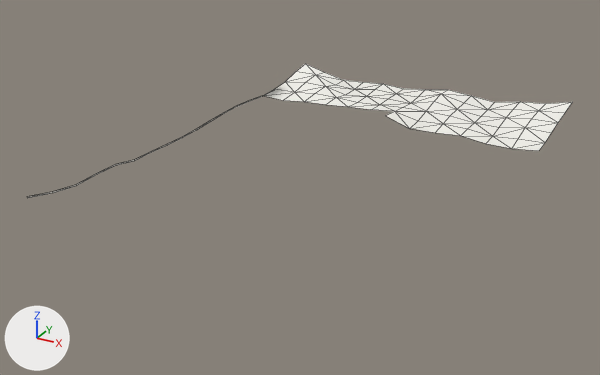
Two versions of the glTF model models/objects/enviroments/09/paper/09_paper_A4_slightly_crumpled.glb, one commit apart.
Both versions are drawn from a 50 mm lens placed at (0.202, -0.415, 0.189), pointed at (-0.016, -0.019, -0.009). The axes (+X, +Y, +Z) are drawn at lower left. The lights are the same throughout. The older version comes first. Mesh edges are drawn as thin lines. Where no turn or scale is listed for an object, it has been applied to the vertices. Vertices at exactly the same position are counted once.

Script lines for the objects in view, before the commit:
```python
me_crumpled_a4_sheet_visible_top_001 = bpy.data.meshes.new('crumpled_A4_sheet_visible_top.001')
me_crumpled_a4_sheet_visible_top_001.from_pydata(...)  # 102 vertices, 138 faces; spans x -0.105..0.103, y -0.146..0.147, z 0.005..0.016
# faces by material slot: [108, 30]
me_crumpled_a4_sheet_visible_top_001.materials.append(mat_paper_white_001)  # white #f5f3ed
me_crumpled_a4_sheet_visible_top_001.materials.append(mat_paper_underside_004)  # white #ebeae3
ob_crumpled_a4_sheet_visible_top = bpy.data.objects.new('crumpled_A4_sheet_visible_top', me_crumpled_a4_sheet_visible_top_001)
ob_crumpled_a4_sheet_visible_top.location = (0.0, 0.0, 0.0)
```
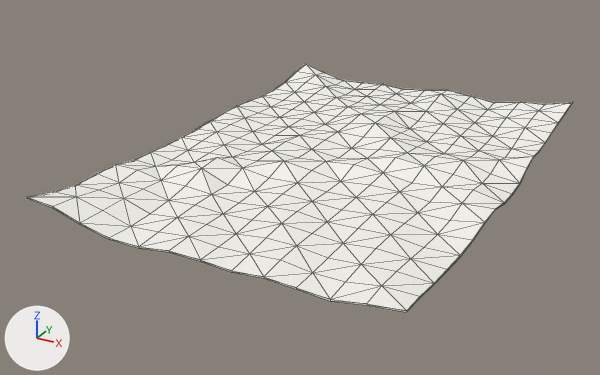
Patch to the scene script:
```diff
--- a/models/objects/enviroments/09/paper/09_paper_A4_slightly_crumpled.glb.py
+++ b/models/objects/enviroments/09/paper/09_paper_A4_slightly_crumpled.glb.py
@@ me_crumpled_a4_sheet_visible_top_001 @@
 # used by ob_crumpled_a4_sheet_visible_top; location = (0.0, 0.0, 0.0)
-me_crumpled_a4_sheet_visible_top_001.from_pydata(...)  # 102 vertices, 138 faces; spans x -0.105..0.103, y -0.146..0.147, z 0.005..0.016
+me_crumpled_a4_sheet_visible_top_001.from_pydata(...)  # 307 vertices, 552 faces; spans x -0.105..0.105, y -0.147..0.147, z 0.005..0.016
+# me_crumpled_a4_sheet_visible_top_001 part 1
+# 180 vertices are added at x -0.102..0.105, y -0.147..0.147, z 0.005..0.016
+# 12 new vertices lie (0.0, 0.016, 0.001) away from vertices in x -0.069..0.087, y -0.146..0.047, z 0.006..0.011
+# 5 new vertices lie (0.0, -0.017, 0.0) away from vertices in x -0.07..0.103, y -0.097..-0.033, z 0.006..0.008
+# 8 new vertices lie (0.0, 0.016, 0.0) away from vertices in x -0.034..0.069, y -0.128..0.034, z 0.006..0.011
+# 324 new faces join them, mat_paper_white_001 (white #f5f3ed)
+# 90 new faces join them, mat_paper_underside_004 (white #ebeae3)
 me_crumpled_a4_sheet_visible_top_001.materials.append(mat_paper_white_001)
```

Boxes (x1, y1, x2, y2) around the edits, measured in the pictures (600 x 375 px):
'crumpled_A4_sheet_visible_top', reshaped (84% taller)
    before: (27, 64, 572, 198)
    after: (27, 64, 573, 312)
part 1 of me_crumpled_a4_sheet_visible_top_001, added
    after: (27, 96, 573, 312)
